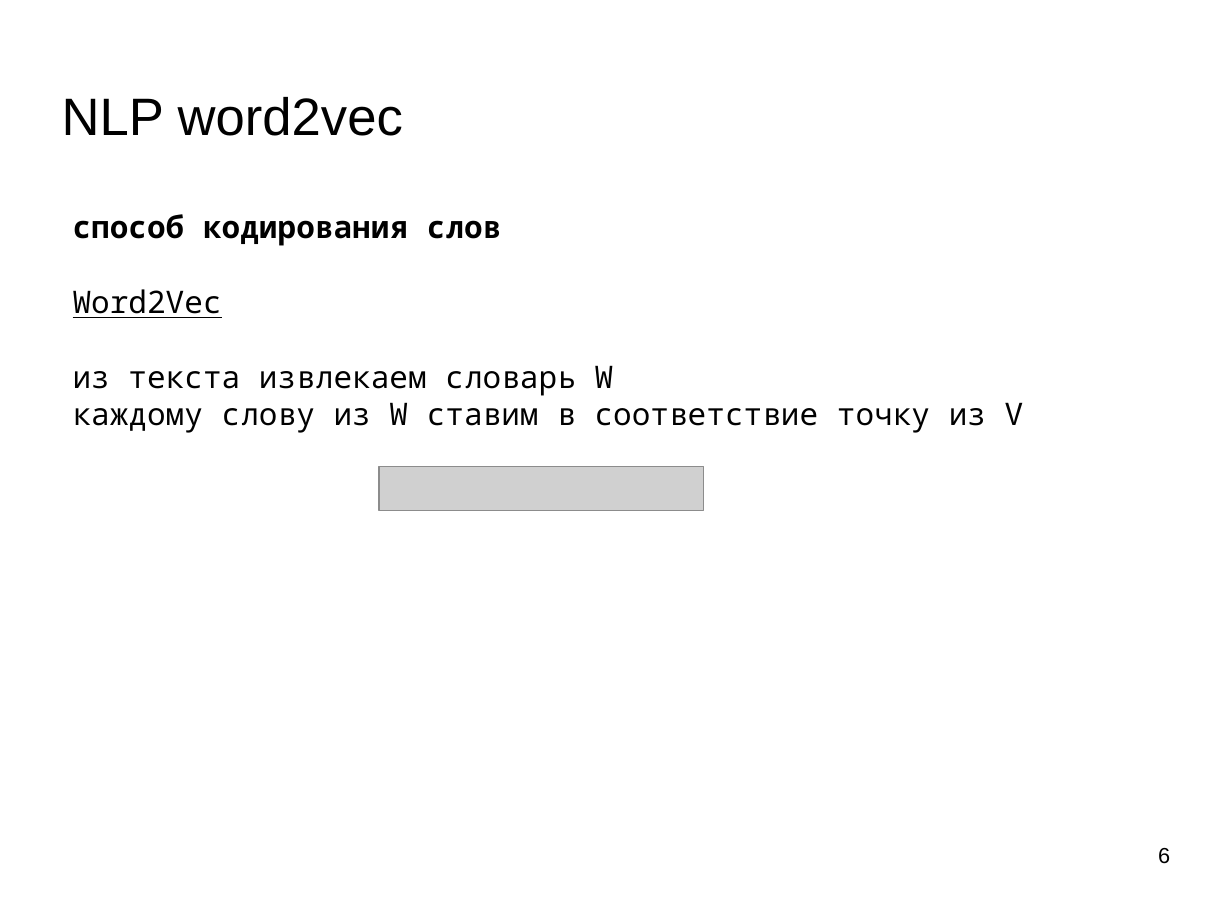
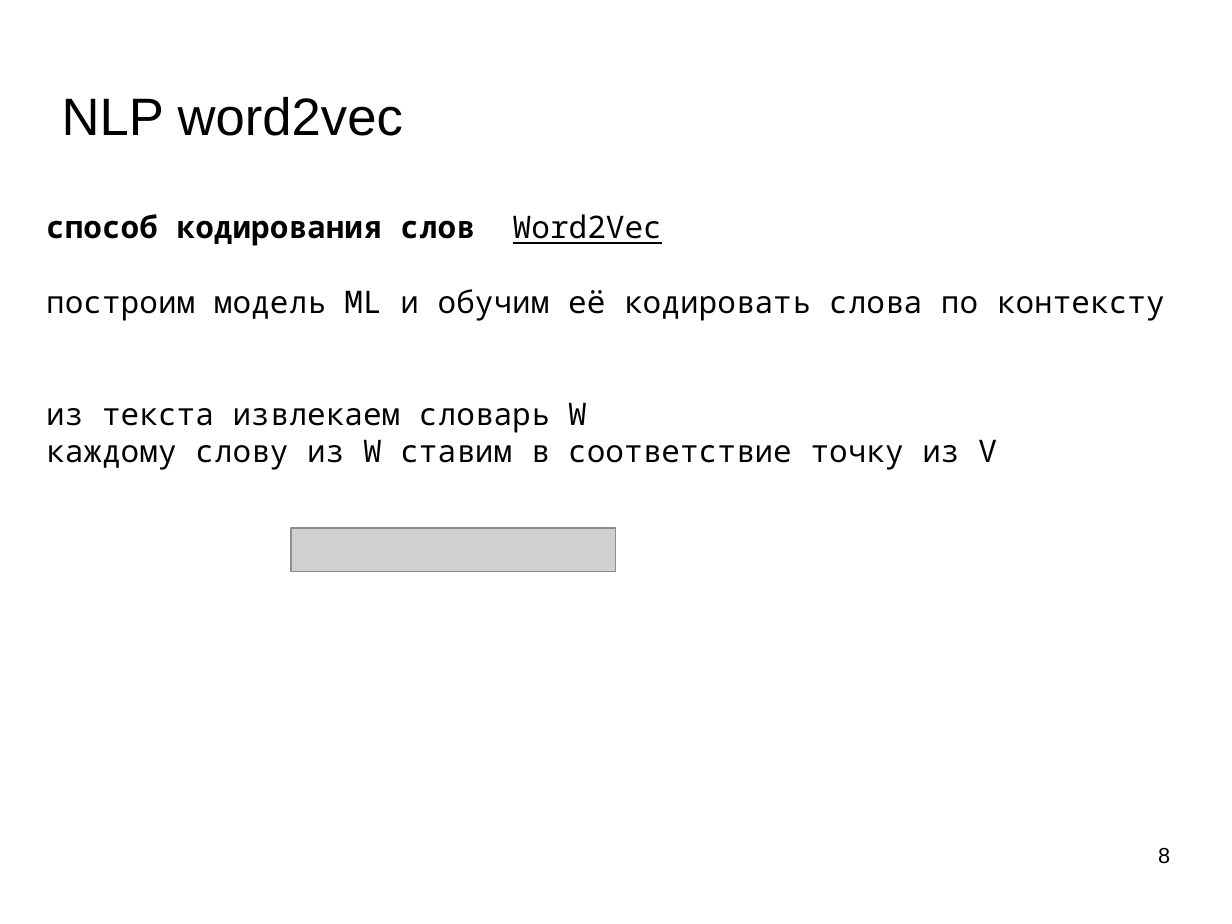
Before and after one commit to mechanoid5/ml_nlp_2022, a slide deck: slide 8 of 03-word2vec.odp (slide 6 before the commit). Drawn at 1232x924 pixels with LibreOffice and Linux fonts; fonts in the diff are those of the drawing; grey boxes stand for pictures; background and template pictures are left out. Boxes give left, top, right and bottom in pixels: in the first picture for what was removed or moved away, otherwise in the second. Text is boxed around its words. In the diff, an @@ line names an element or a change of style, - is before the commit and + after.

```diff
--- a/03-word2vec.odp
+++ b/03-word2vec.odp
@@ text "способ кодирования слов Word2Vec": place and size @@
-text "способ кодирования слов Word2Vec" at [73,214,1024,433]
+text "способ кодирования слов Word2Vec" at [46,214,1165,470]
@@ text at [46,214,1165,321]: text changed; bold off @@
-способ кодирования слов
-Word2Vec
+способ кодирования слов Word2Vec
+построим модель ML и обучим её кодировать слова по контексту
@@ picture: place and size @@
-picture at [379,466,704,510]
+picture at [291,528,616,571]
@@ page number at [1158,848,1170,864]: text changed @@
-6
+8
```
Also in this commit, not shown: 3 other slides changed, 6 slides added, 4 other files.
